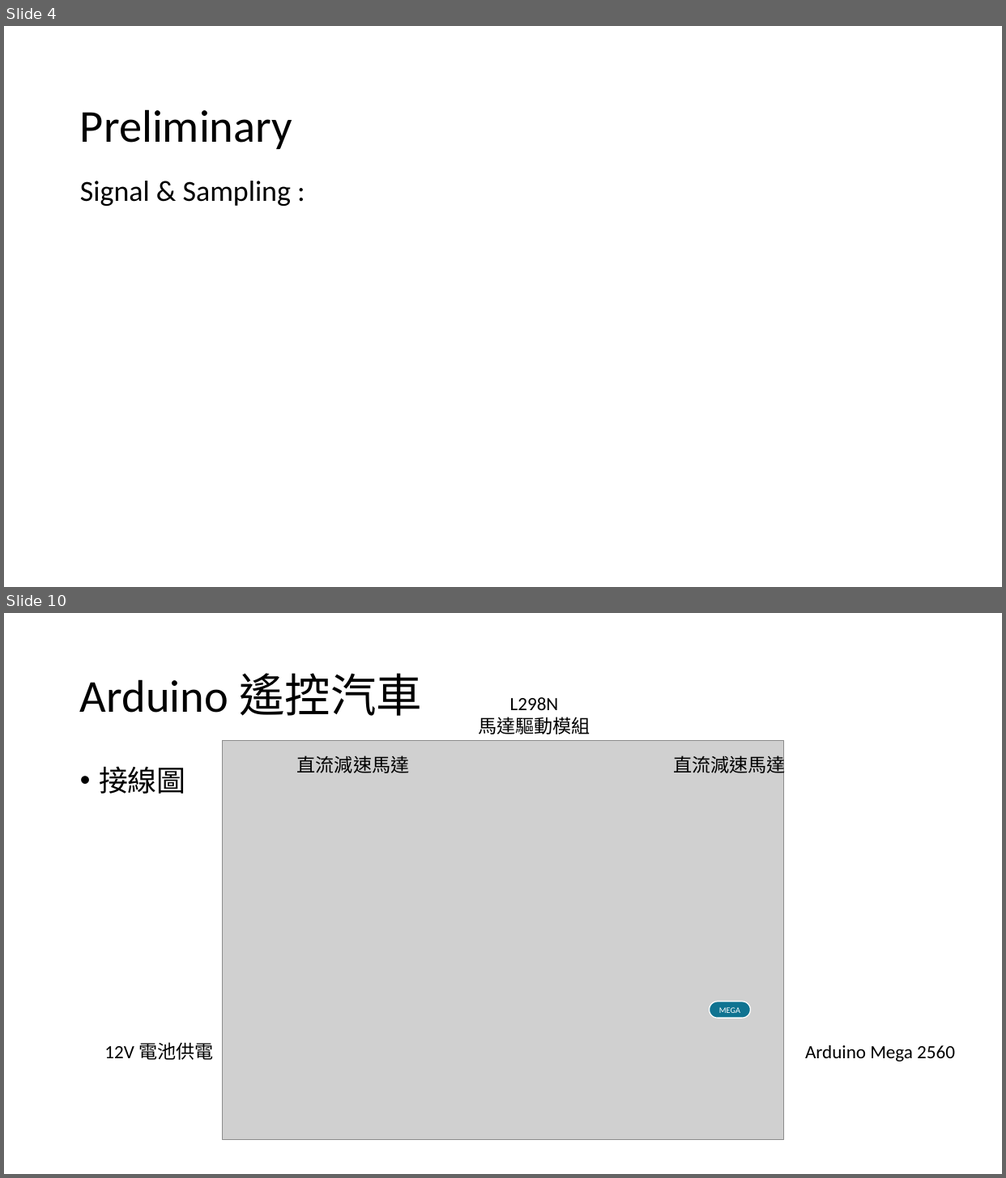
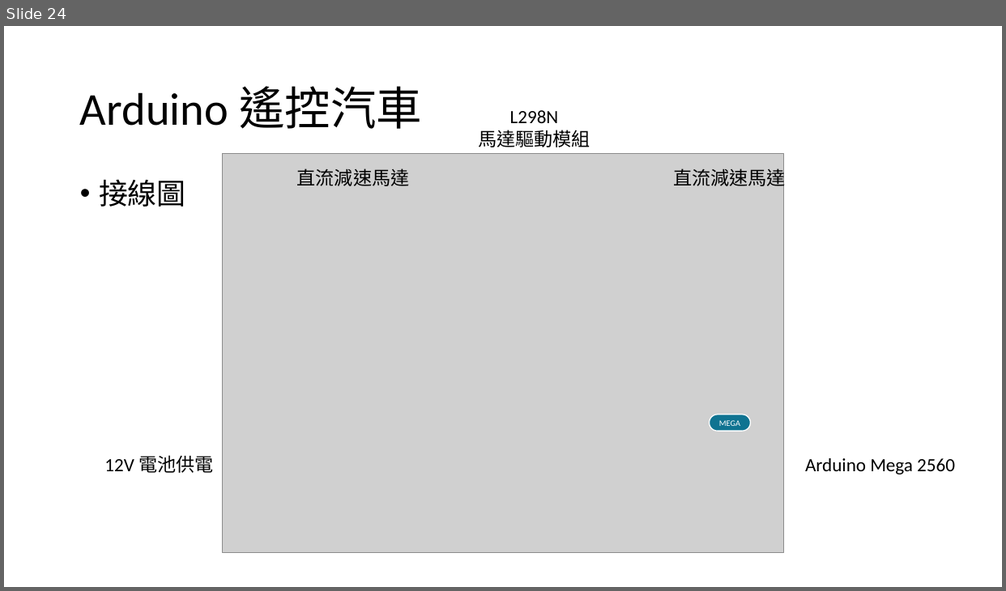
Before and after one commit to as468579/Intelligent-Vehicles-Introduction, a slide deck: final/智慧型汽車期末報告.pptx. Shown one above the other, each under a label of ours: slides 4 and 10 before the commit, slide 24 after it; the slides between them are not shown. The pictures are 1006x1178 and 1006x591 pixels, drawn with LibreOffice and Linux fonts; fonts in the diff are those of the drawing; grey boxes stand for pictures. Boxes give left, top, right and bottom in pixels: in the first picture for what was removed or moved away, otherwise in the second. Text is boxed around its words. In the diff, an @@ line names an element or a change of style, - is before the commit and + after.

```diff
--- a/final/智慧型汽車期末報告.pptx
+++ b/final/智慧型汽車期末報告.pptx
@@ slide 4 removed at box(4, 26, 1002, 587), background #FFFFFF @@
@@ title removed at box(80, 109, 292, 149) @@
-Preliminary
@@ text removed at box(80, 181, 291, 206) @@
-Signal & Sampling :
@@ what was slide 10 is now slide 24 @@
```
Also in this commit, not shown: 5 slides changed, 19 slides added, 3 other slides removed, 1 other file.
